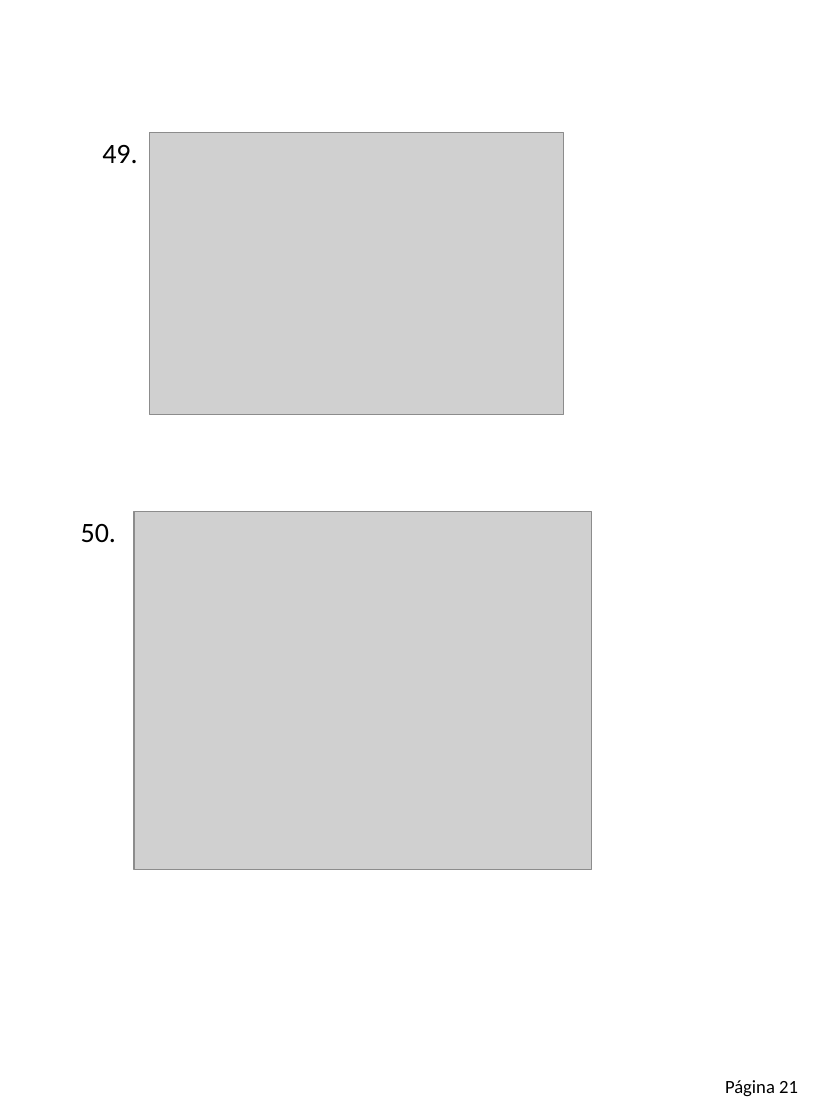
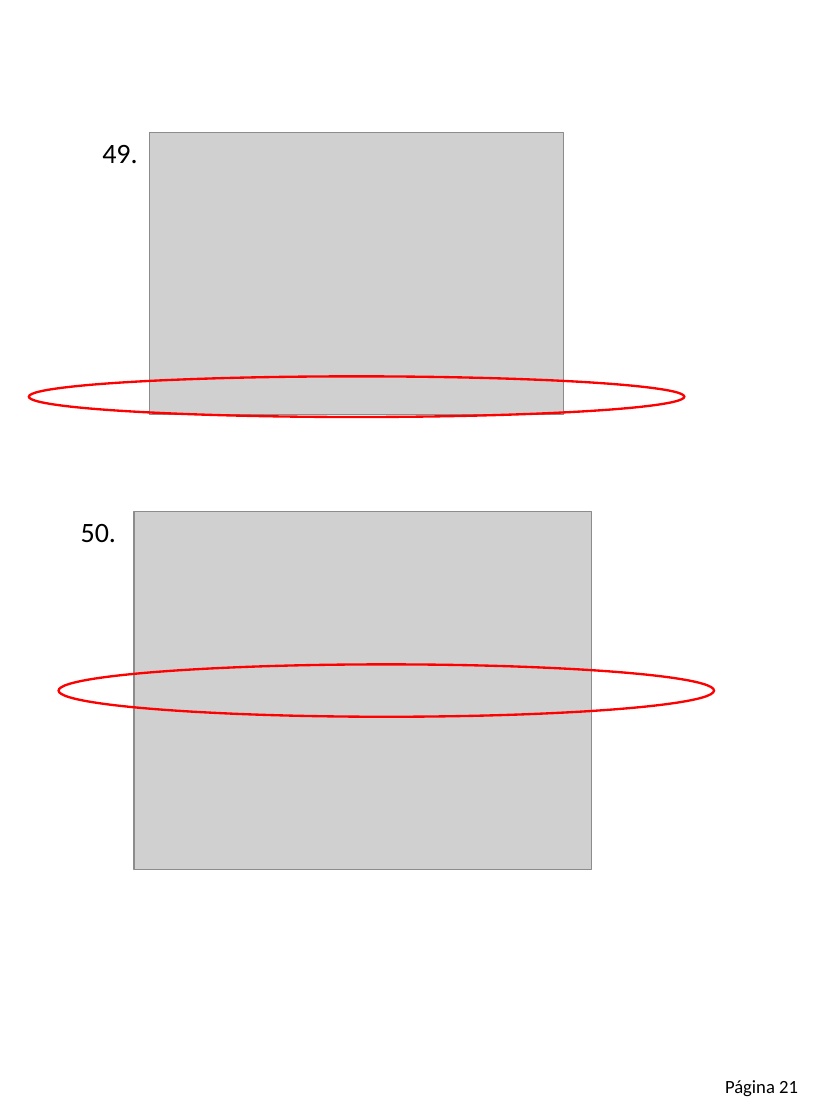
Before and after one commit to Adrifelcha/afchavez-019, a slide deck: slide 23 of Lancaster/Cuadernillo_Matematicas_v2.pptx. Drawn at 840x1120 pixels with LibreOffice and Linux fonts; fonts in the diff are those of the drawing; grey boxes stand for pictures. Boxes give left, top, right and bottom in pixels: in the first picture for what was removed or moved away, otherwise in the second. Text is boxed around its words. In the diff, an @@ line names an element or a change of style, - is before the commit and + after.

```diff
--- a/Lancaster/Cuadernillo_Matematicas_v2.pptx
+++ b/Lancaster/Cuadernillo_Matematicas_v2.pptx
@@ ellipse added at (x1=29, y1=376, x2=684, y2=417), outline #FF0000 1.5 pt @@
@@ ellipse added at (x1=58, y1=664, x2=713, y2=717), outline #FF0000 1.5 pt @@
```
Also in this commit, not shown: 13 other slides changed, 26 other files.
